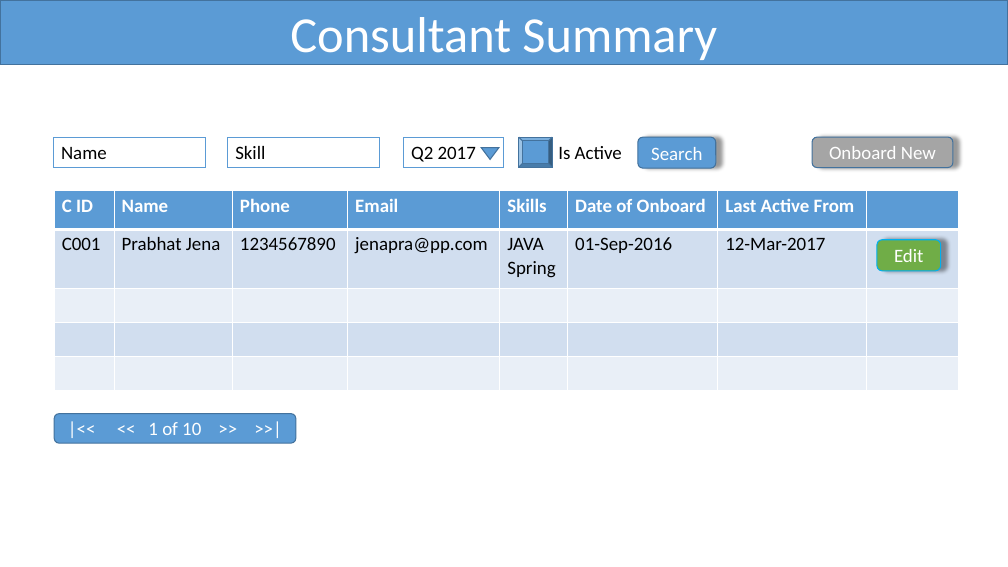
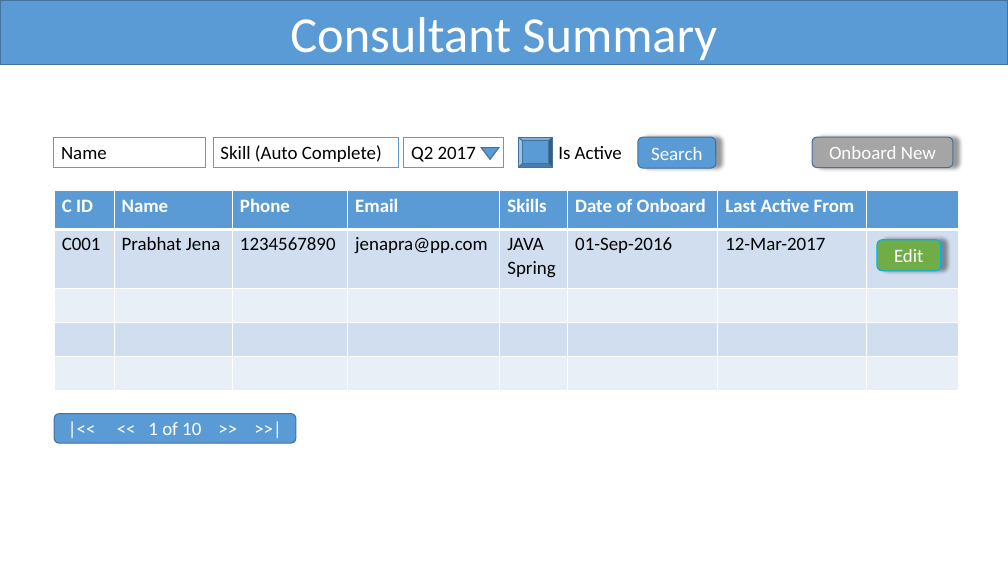
Before and after one commit to PrabhatKJena/Consult-IT-Payments, a slide deck: slide 1 of docs/ConsultIT_Design.pptx. Drawn at 1008x567 pixels with LibreOffice and Linux fonts; fonts in the diff are those of the drawing. Boxes give left, top, right and bottom in pixels: in the first picture for what was removed or moved away, otherwise in the second. Text is boxed around its words. In the diff, an @@ line names an element or a change of style, - is before the commit and + after.

```diff
--- a/docs/ConsultIT_Design.pptx
+++ b/docs/ConsultIT_Design.pptx
@@ rectangle "Skill (Auto Complete)": place and size @@
-rectangle "Skill (Auto Complete)" at (228, 137, 380, 167)
+rectangle "Skill (Auto Complete)" at (213, 137, 399, 167)
@@ text in rectangle at (220, 145, 382, 162): text changed @@
-Skill
+Skill (Auto Complete)
```
Also in this commit, not shown: 3 other slides changed.
